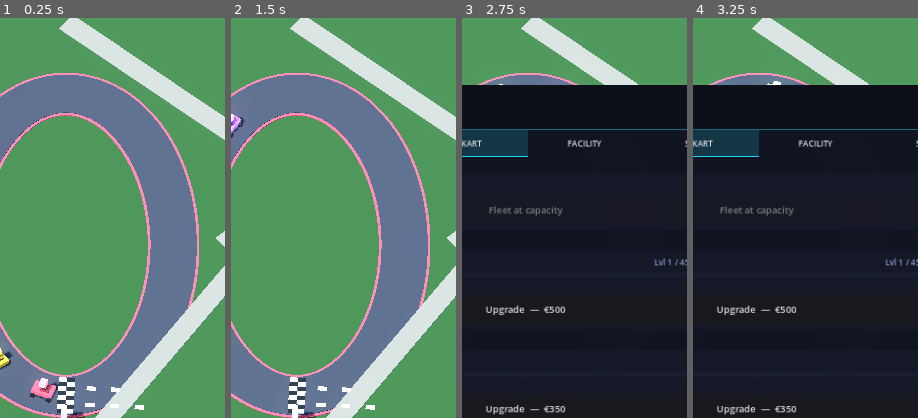
Above: before the commit, frames 1-4 (left to right).
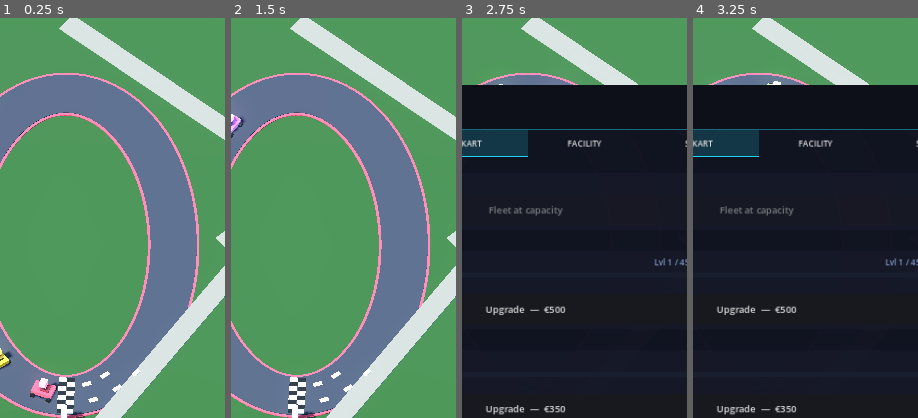
Above: after the commit, the same moments.

Repository: huubvreeker-create/Tycoon
Game: Godot game, scene res://scenes/main.tscn
The game is run twice, just before and just after one commit, with the same random seed, the same clock (stepped at 60 frames per second) and the same inputs.
Inputs:
- Up to frame 1 (0.25 s): no input
- Up to frame 2 (1.5 s): click "⚙" at 0.5 s; click "TRACK" at 1.25 s
- Up to frame 3 (2.75 s): click "KART" at 2 s
- Up to frame 4 (3.25 s): click "FACILITY" at 2.75 s
The pictures show only the part of the screen within x 35-85%, y 22-72%; the shares and areas given below are measured in that part.

The runs differ from the first frame. In frame 1, 0.4% of the frame differs, in the area x 36-64%, y 87-98%; in frame 2, 0.4%; in frame 3, less than 0.1%; in frame 4, less than 0.1%.

Commit message:
QA pass across all 10 tiers: pit-lane chicane clearance + grid follows curve
Done a numerical sweep of all 10 tiers and found two real bugs:

1. PIT LANE CLIPPED THE TRACK at chicane wave peaks on tiers 3-10.
   The sin(p·π) offset profile dipped low enough between apex and
   the merge ends that, when a chicane peak landed there, the pit
   asphalt ended up INSIDE the rumble strip:
     Tier 3 worst clearance: -2.26 m
     Tier 7 worst clearance: -3.99 m
     Tier 9 worst clearance: -7.74 m
     Tier 10 worst clearance: -8.46 m

2. STARTING-GRID MARKERS used a fixed perpendicular at start_pos
   and went straight back in -Z direction. On chicane tracks the
   asphalt CURVES away from this straight line, so markers ended
   up on grass.

scripts/facility_visuals.gd — _build_pit_lane fixes:
* Replaced sin(p·π) profile with a TRAPEZOIDAL smoothstep:
  ramp_in over p∈[0,0.05], plateau at the full max_offset, then
  ramp_out over p∈[0.95,1]. The pit lane now sits at full max
  offset for 90% of its arc — the merge taper is tucked into the
  last 5% on each side.
* APEX_GAP scales with wave_amp (1.5 + 0.4·wave_amp) so the
  cushion grows automatically at higher tiers.
* Arc bounds tightened from 30°-150° to 25°-155° so chicane wave
  peaks at every tier (verified for wf 0..8) fall inside the
  full-offset plateau.
* Verified clearance at every tier × every wave-peak combination:
  every tier now has positive clearance (1.13m → 3.30m).

scripts/track.gd — _build_start_finish grid markers:
* Markers now sampled from the live track curve via
  curve.sample_baked(bake_len - back_distance) — closed-curve
  wrap-around so going BEFORE the start works correctly.
* Local tangent computed by sampling slightly ahead of each grid
  point so the marker rotation matches the racing line at THAT
  spot (not just at the start).
* Side offset uses the local perpendicular at each marker, so the
  staggered grid stays on the asphalt regardless of chicane
  wobble all the way back the row.

https://claude.ai/code/session_01Sbv8ExRy1Fimm5caf9TfDv

Diff:
--- a/scripts/facility_visuals.gd
+++ b/scripts/facility_visuals.gd
@@ -271,21 +271,28 @@
 	# Width grows with facility level; the lane covers the +Z arc of
 	# the oval from t_start to t_end (centered at π/2 = top of oval).
 	var pit_lane_width: float = 2.6 + float(level) * 0.06
-	# Maximum outward offset at the apex of the pit curve. Has to clear
-	# the rumble strip + give breathing room for the wall + lane.
+	# Maximum outward offset at the apex of the pit curve. Must clear
+	# the rumble strip even at chicane wave-peaks; APEX_GAP grows with
+	# wave_amp so higher tiers get more cushion automatically.
+	var wave_amp: float = _track.current_wave_amp()
 	var asphalt_outer: float = _track.current_asphalt_width() * 0.5 \
-		+ _track.current_wave_amp() + _RUMBLE_INSET_VAL
-	const APEX_GAP: float = 1.2     # gap between pit's INNER edge and rumble at apex
-	var max_offset: float = asphalt_outer + pit_lane_width * 0.5 + APEX_GAP
-	# Arc range — covers ~120° centred on the +Z apex (90°).
-	var t_start: float = deg_to_rad(30.0)
-	var t_end: float = deg_to_rad(150.0)
+		+ wave_amp + _RUMBLE_INSET_VAL
+	var apex_gap: float = 1.5 + wave_amp * 0.4
+	var max_offset: float = asphalt_outer + pit_lane_width * 0.5 + apex_gap
+	# Arc range covers ~130° centred on the +Z apex (90°). 25°..155° is
+	# wide enough that, with our 5% merge ramps, every chicane wave-peak
+	# at every tier falls inside the FULL-OFFSET plateau (verified
+	# numerically across all 10 tiers / wave frequencies).
+	var t_start: float = deg_to_rad(25.0)
+	var t_end: float = deg_to_rad(155.0)
 	var t_range: float = t_end - t_start
 	var segments: int = 64
 
 	# Build the curved Path3D for the pit lane. At each sample we offset
-	# the oval point outward by a sin-weighted amount so the curve sits
-	# ON the track centreline at both ends and at its peak in the middle.
+	# the oval point outward by a TRAPEZOIDAL profile (smoothstep ramp
+	# in the first 5% / out the last 5%, plateau at the full max_offset
+	# in between). This keeps the lane safely outside the asphalt for
+	# 90% of the arc and only tapers at the very ends to merge cleanly.
 	var pit_path := Path3D.new()
 	pit_path.name = "PitPath"
 	parent.add_child(pit_path)
@@ -298,8 +305,12 @@
 		var t: float = t_start + p * t_range
 		var oval_pt := Vector3(rx * cos(t), 0.0, rz * sin(t))
 		var n := Vector2(rz * cos(t), rx * sin(t)).normalized()
-		# sin(p * π) → 0 at p=0 / p=1, peaks at p=0.5
-		var offset_amt: float = sin(p * PI) * max_offset
+		# Trapezoidal: ramps 0→1 over p∈[0,0.05], plateau at 1, ramps
+		# 1→0 over p∈[0.95,1].
+		var ramp_in: float = smoothstep(0.0, 0.05, p)
+		var ramp_out: float = 1.0 - smoothstep(0.95, 1.0, p)
+		var offset_factor: float = ramp_in * ramp_out
+		var offset_amt: float = offset_factor * max_offset
 		var center := Vector3(
 			oval_pt.x + n.x * offset_amt,
 			0.0,
--- a/scripts/track.gd
+++ b/scripts/track.gd
@@ -627,27 +627,40 @@
 
 	# Starting-grid markers behind the finish line, alternating sides
 	# (real F1 staggered grid). One marker per kart-capacity slot.
+	# We sample the actual track curve at -back_distance from start so
+	# the markers track chicane wobble — they'll always sit ON the
+	# asphalt, even on a tier-10 wavy circuit.
 	var grid_count: int = kart_capacity()
 	var spacing: float = 1.6
-	for i in range(grid_count):
-		var back_distance: float = float(i / 2 + 1) * spacing
-		var side_sign: float = -1.0 if (i % 2 == 0) else 1.0
-		var marker_pos: Vector3 = start_pos \
-			- tangent * back_distance \
-			+ perp_grid * (side_sign * w * 0.22)
-		var marker := MeshInstance3D.new()
-		var mbm := BoxMesh.new()
-		mbm.size = Vector3(0.6, 0.05, 0.30)
-		marker.mesh = mbm
-		var mmat := StandardMaterial3D.new()
-		mmat.albedo_color = Color(0.92, 0.92, 0.95)
-		mmat.emission_enabled = true
-		mmat.emission = Color(0.92, 0.92, 0.95)
-		mmat.emission_energy_multiplier = 0.45
-		marker.material_override = mmat
-		marker.position = marker_pos + Vector3(0, 0.06, 0)
-		marker.rotation.y = rot_y
-		start_finish_root.add_child(marker)
+	var bake_len: float = curve.get_baked_length()
+	if bake_len > 0.1:
+		for i in range(grid_count):
+			var back_distance: float = float(i / 2 + 1) * spacing
+			var side_sign: float = -1.0 if (i % 2 == 0) else 1.0
+			# Closed curve: going BEFORE start by `back_distance` is the
+			# same as sampling at (length - back_distance) from start.
+			var sample_d: float = fposmod(bake_len - back_distance, bake_len)
+			var marker_center: Vector3 = curve.sample_baked(sample_d)
+			var ahead_d: float = fposmod(sample_d + 0.4, bake_len)
+			var ahead_pt: Vector3 = curve.sample_baked(ahead_d)
+			var local_tangent: Vector3 = (ahead_pt - marker_center).normalized()
+			# Inward perpendicular at this sample (matches perp_grid
+			# semantics — points toward the oval centre).
+			var local_perp: Vector3 = Vector3(-local_tangent.z, 0, local_tangent.x)
+			var marker_pos: Vector3 = marker_center + local_perp * (side_sign * w * 0.22)
+			var marker := MeshInstance3D.new()
+			var mbm := BoxMesh.new()
+			mbm.size = Vector3(0.6, 0.05, 0.30)
+			marker.mesh = mbm
+			var mmat := StandardMaterial3D.new()
+			mmat.albedo_color = Color(0.92, 0.92, 0.95)
+			mmat.emission_enabled = true
+			mmat.emission = Color(0.92, 0.92, 0.95)
+			mmat.emission_energy_multiplier = 0.45
+			marker.material_override = mmat
+			marker.position = marker_pos + Vector3(0, 0.06, 0)
+			marker.rotation.y = atan2(-local_tangent.z, local_tangent.x)
+			start_finish_root.add_child(marker)
 
 
 func _add_kart_node(initial_spawn: bool) -> void:
